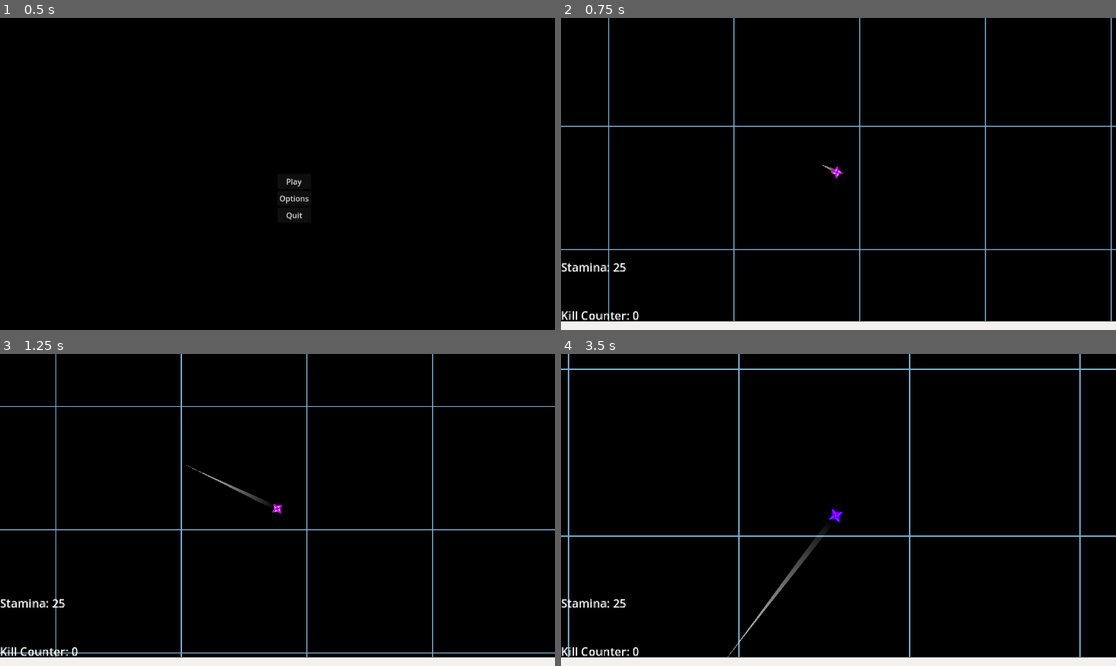
Above: before the commit, frames 1-4 (two rows, left to right).
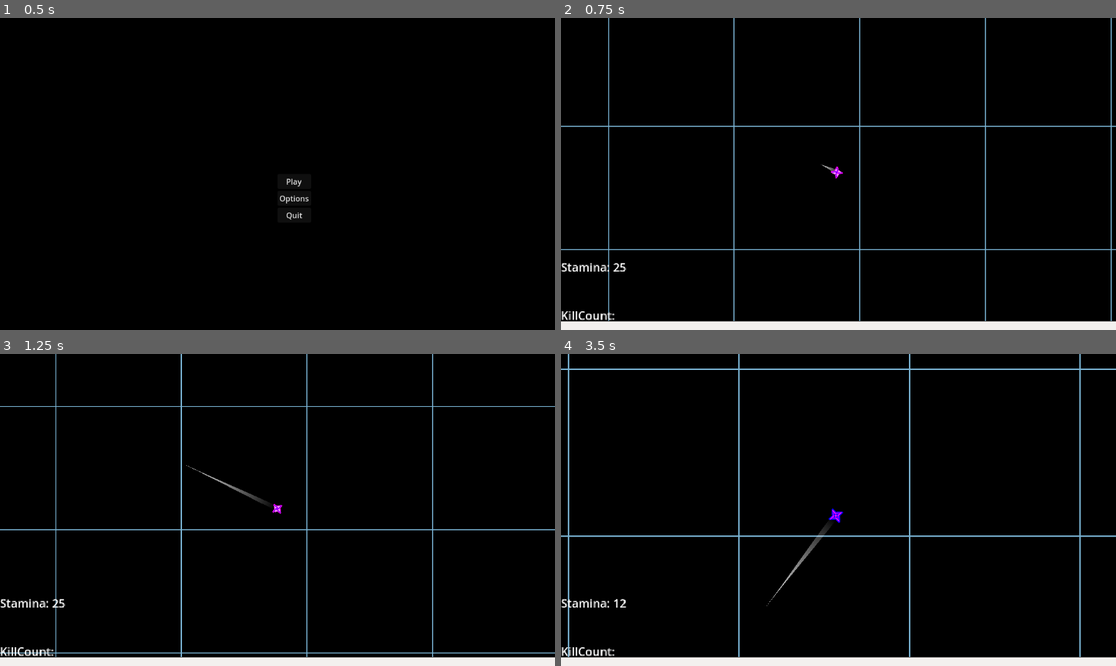
Above: after the commit, the same moments.

Repository: HazarBakir/void_blade
Game: Godot game, scene res://Scenes/main_menu.tscn
The game is run twice, just before and just after one commit, with the same random seed, the same clock (stepped at 60 frames per second) and the same inputs. The engine's default icon, where the game draws it, is replaced by a stand-in: a white triangle on a blue panel in a dark square.
Inputs (mouse positions are in pixels of both pictures, inside the frame that each line leads up to):
- Up to frame 1 (0.5 s): no input
- Up to frame 2 (0.75 s): click "Play" at 0.5 s
- Up to frame 3 (1.25 s): no input
- Up to frame 4 (3.5 s): move the mouse to (960, 494) at 1.27 s; press the mouse at (960, 494) at 1.28 s; move the mouse to (727, 525) at 2.02 s; release the mouse at (727, 525) at 2.03 s; click (727, 525) at 2.1 s; move the mouse to (894, 441) at 2.77 s; press the mouse at (894, 441) at 2.78 s

Frame 1 is identical in both runs. In frame 2, 0.2% of the frame differs, in the area x 3-15%, y 93-97%; in frame 3, 0.2%; in frame 4, 0.5%, in the area x 3-47%, y 57-98%.
Error before the commit: Invalid access to property or key 'updateStamina' on a base object of type 'Line2D (trail_line.gd)'. (res://Scenes/stamina.gd:7)

Commit message:
performance update

Diff:
--- a/Scripts/Player/Player.gd
+++ b/Scripts/Player/Player.gd
@@ -7,6 +7,8 @@
 @onready var combat_component: PlayerCombatComponent = $PlayerCombatComponent
 @onready var camera: Camera2D = $Camera2D
 @onready var sprite: AnimatedSprite2D = $Sprite2D
+
+signal updateKillCount
 
 var kill_count: int = 0
 
@@ -45,3 +47,4 @@
 
 func increment_kill_count() -> void:
 	kill_count += 1
+	updateKillCount.emit()
--- a/Scripts/Player/kill_count.gd
+++ b/Scripts/Player/kill_count.gd
@@ -1,6 +1,8 @@
 extends Label
 @onready var player: CharacterBody2D = get_tree().get_first_node_in_group("player")
 
+func _ready() -> void:
+	player.updateKillCount.connect(update)
 
-func _process(_delta: float) -> void:
+func update():
 	$".".text = str("Kill Counter: ", player.kill_count)
--- a/Scripts/Player/trail_line.gd
+++ b/Scripts/Player/trail_line.gd
@@ -1,4 +1,7 @@
 extends Line2D
+
+signal updateStamina
+
 
 var previous_position: Vector2
 var fade_timer: float = 0.0
@@ -9,8 +12,8 @@
 var max_stamina: float = 25.0
 var min_stamina: float = 0.0
 var current_stamina: float = 25.0
-var attack_cost: float = 2.5
-var stamina_refill: float = 5
+var attack_cost: float = 5
+var stamina_refill: float = 3.5
 
 @onready var player_combat = get_node_or_null("../../PlayerCombatComponent")
 
@@ -25,8 +28,10 @@
 		if current_stamina <= min_stamina + 0.1:
 			player_combat.is_attacking = false
 		current_stamina = max(min_stamina, current_stamina - attack_cost * delta * 2.5)
+		updateStamina.emit()
 	elif player_combat and not player_combat.is_attacking and current_stamina < max_stamina:
 		current_stamina = min(max_stamina, current_stamina + stamina_refill * delta * 2.5)
+		updateStamina.emit()
 
 
 
@@ -42,7 +47,7 @@
 		is_fading = true
 
 	var max_points = current_stamina
-	while points.size() > max_points and points.size() > 2:
+	while points.size() > max_points and points.size() > 1:
 			remove_point(0)
 			points_alpha.remove_at(0)
 
